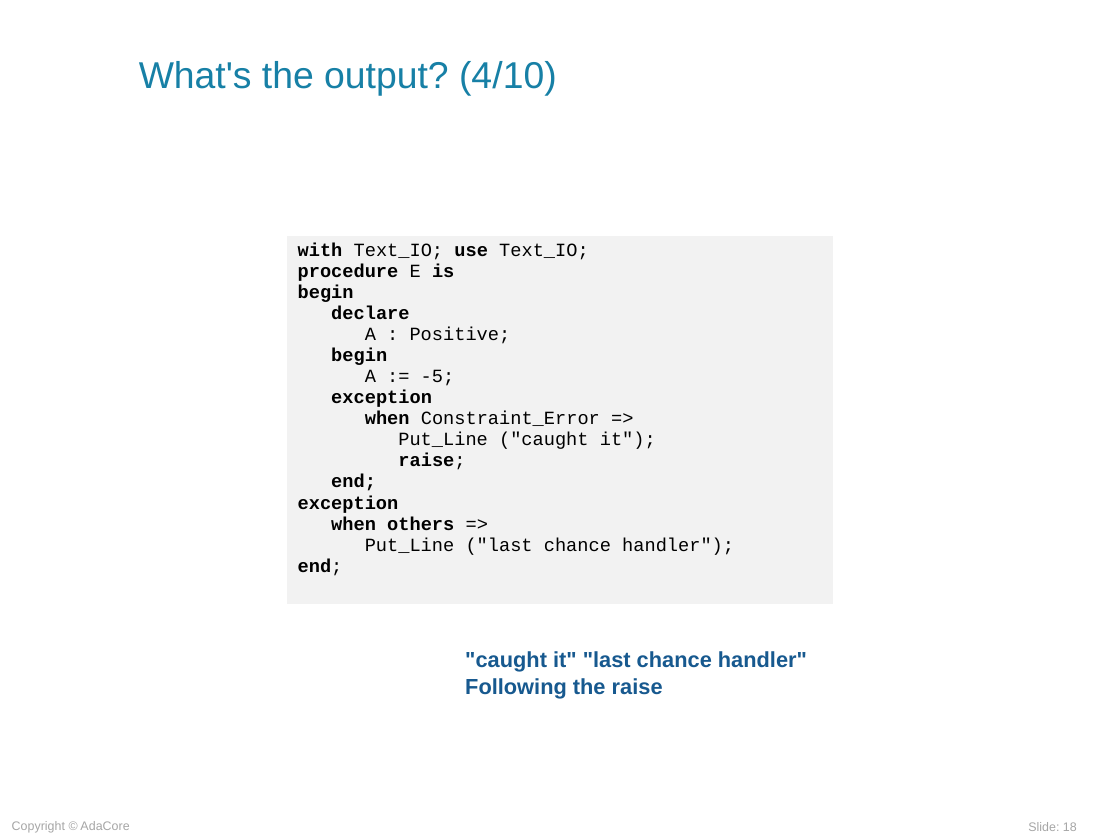
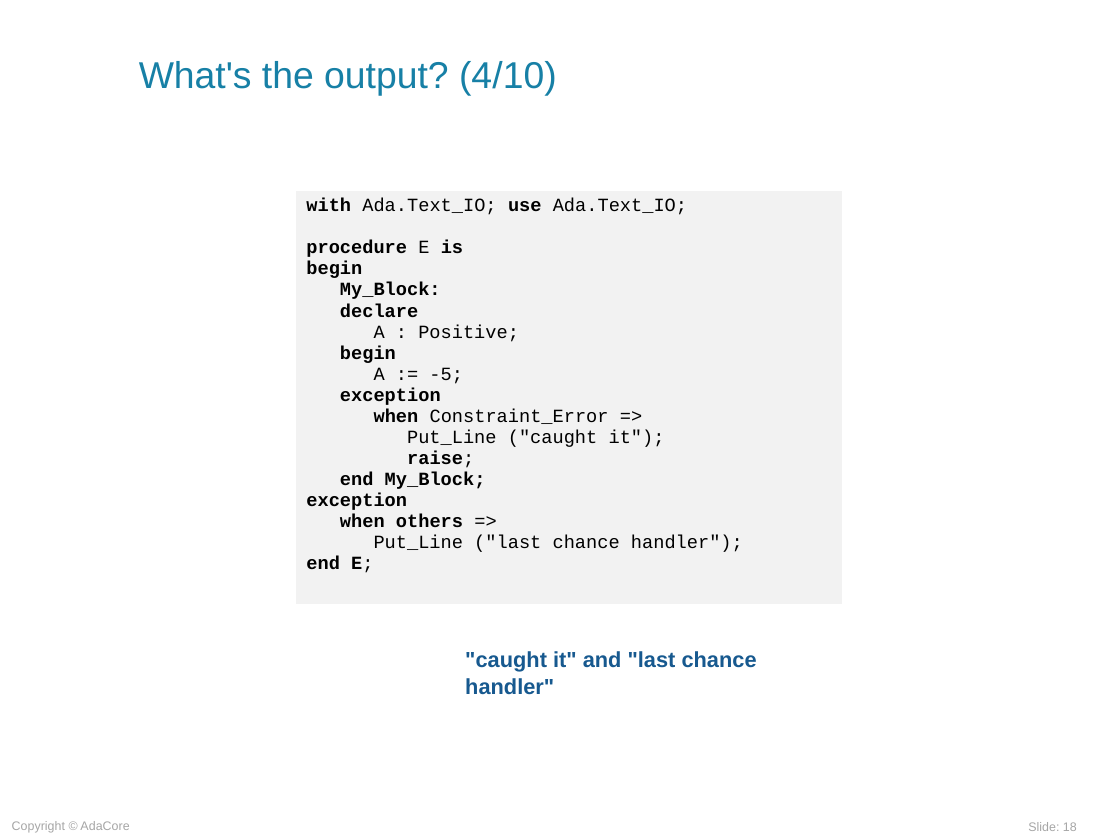
Before and after one commit to AdaCoreU/Courses, a slide deck: slide 18 of lectures/03_Programming_in_the_Large/01_Exceptions/slides/Exceptions.ppt. Drawn at 1120x840 pixels with LibreOffice and Linux fonts; fonts in the diff are those of the drawing; background and template pictures are left out. Boxes give left, top, right and bottom in pixels: in the first picture for what was removed or moved away, otherwise in the second. Text is boxed around its words. In the diff, an @@ line names an element or a change of style, - is before the commit and + after.

Commit message:
Updated English Exceptions Lecture
Updated English Exceptions Lecture

```diff
--- a/lectures/03_Programming_in_the_Large/01_Exceptions/slides/Exceptions.ppt
+++ b/lectures/03_Programming_in_the_Large/01_Exceptions/slides/Exceptions.ppt
@@ table at (296,190,842,605) @@
@@ row 1, column 1: "with Text_IO; use Text_IO; / procedure E is / begin / declare / A : Positive; / begin / A := -5; / exception / when Constraint_Error => / Put_Line ("caught it"); / raise; / end; / exception / when others => / Put_Line ("last chance handler"); / end;" to "with Ada.Text_IO; use Ada.Text_IO; / procedure E is / begin / My_Block: / declare / A : Positive; / begin / A := -5; / exception / when Constraint_Error => / Put_Line ("caught it"); / raise; / end My_Block; / exception / when others => / Put_Line ("last chance handler"); / end E;" @@
@@ table: place and size @@
-table at (287,235,833,605)
+table at (296,190,842,605)
@@ text at (465,651,757,695): text changed @@
-"caught it" "last chance handler"
-Following the raise
+"caught it" and "last chance handler"
```
Also in this commit, not shown: 26 other slides changed, 1 slide added, 1 other file.
